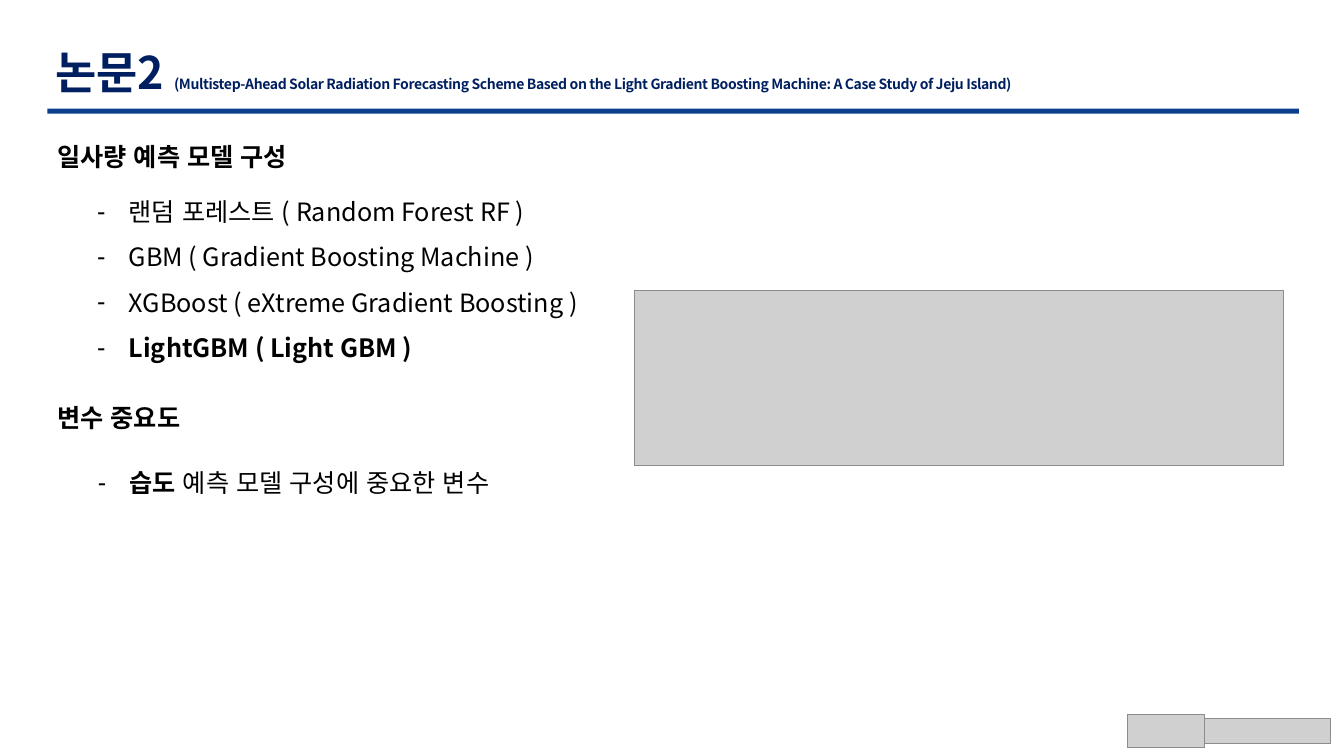
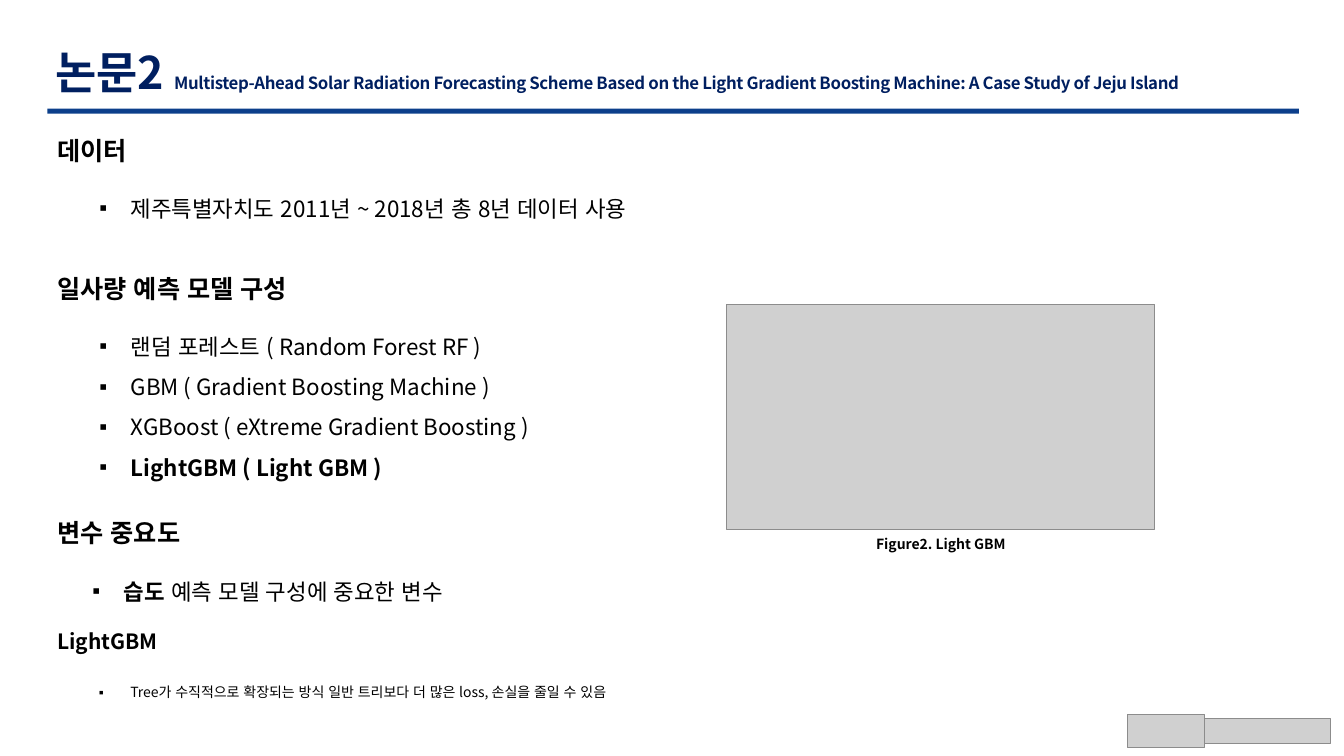
Before and after one commit to TaegyuHan/Solar_radiation_prediction_model, a slide deck: slide 10 of KICS_PT/[KICS] 동향 poster.pptx (slide 9 before the commit). Drawn at 1344x756 pixels with LibreOffice and Linux fonts; fonts in the diff are those of the drawing; grey boxes stand for pictures. Boxes give left, top, right and bottom in pixels: in the first picture for what was removed or moved away, otherwise in the second. Text is boxed around its words. In the diff, an @@ line names an element or a change of style, - is before the commit and + after.

```diff
--- a/KICS_PT/[KICS] 동향 poster.pptx
+++ b/KICS_PT/[KICS] 동향 poster.pptx
@@ text at box(56, 52, 1179, 93): text changed; size 10 to 12 pt @@
-논문2 (Multistep-Ahead Solar Radiation Forecasting Scheme Based on the Light Gradient Boosting Machine: A Case Study of Jeju Island)
+논문2 Multistep-Ahead Solar Radiation Forecasting Scheme Based on the Light Gradient Boosting Machine: A Case Study of Jeju Island
@@ text added at box(57, 139, 127, 163), 18 pt, text #000000, bold @@
+데이터
@@ text added at box(131, 198, 626, 219), 16 pt, text #000000 @@
+▪ 제주특별자치도 2011년 ~ 2018년 총 8년 데이터 사용
@@ text "일사량 예측 모델 구성": place and size @@
-text "일사량 예측 모델 구성" at box(57, 145, 287, 169)
+text "일사량 예측 모델 구성" at box(57, 277, 287, 301)
@@ text "랜덤 포레스트 ( Random Forest ..." at box(131, 336, 517, 481): size 18 to 16 pt; bullet - to ▪ @@
@@ text "랜덤 포레스트 ( Random Forest ...": place and size @@
-text "랜덤 포레스트 ( Random Forest ..." at box(129, 200, 563, 363)
+text "랜덤 포레스트 ( Random Forest ..." at box(131, 336, 517, 481)
@@ picture: place and size @@
-picture at box(634, 290, 1285, 466)
+picture at box(727, 304, 1155, 529)
@@ text "변수 중요도": place and size @@
-text "변수 중요도" at box(57, 406, 181, 430)
+text "변수 중요도" at box(57, 521, 181, 545)
@@ text added at box(876, 537, 1005, 553), 10 pt, text #000000, bold @@
+Figure2. Light GBM
@@ text "습도 예측 모델 구성에 중요한 ...": place and size @@
-text "습도 예측 모델 구성에 중요한 ..." at box(129, 471, 489, 494)
+text "습도 예측 모델 구성에 중요한 ..." at box(124, 581, 443, 602)
@@ text "습도 예측 모델 구성에 중요한 ..." at box(124, 581, 443, 602): size 18 to 16 pt; bullet - to ▪ @@
@@ text added at box(57, 632, 157, 654), 15 pt, text #000000, bold @@
+LightGBM
@@ text added at box(130, 685, 606, 700), 10 pt, text #000000 @@
+▪ Tree가 수직적으로 확장되는 방식 일반 트리보다 더 많은 loss, 손실을 줄일 수 있음
```
Also in this commit, not shown: 14 other slides changed, 1 slide added, 1 other file.
